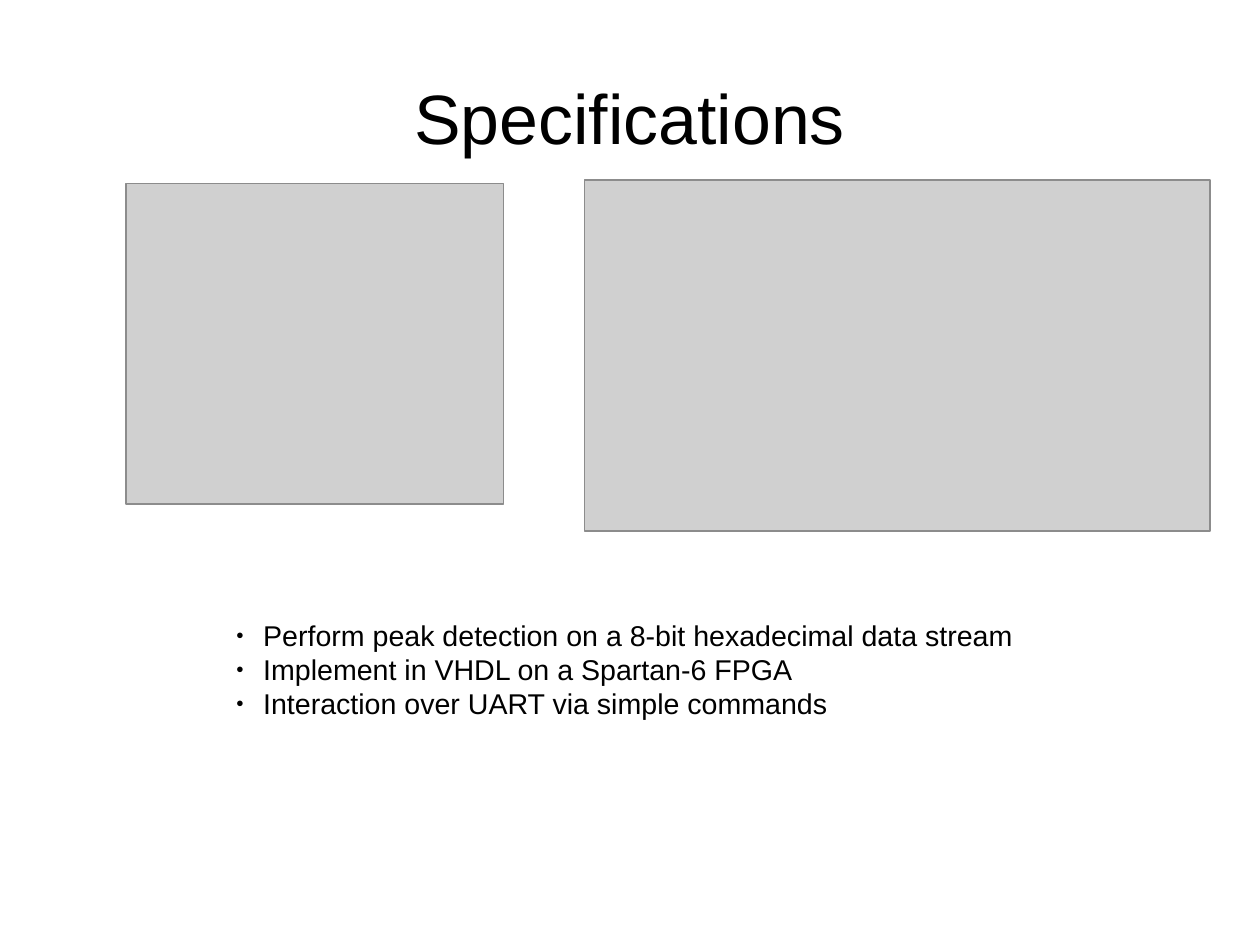
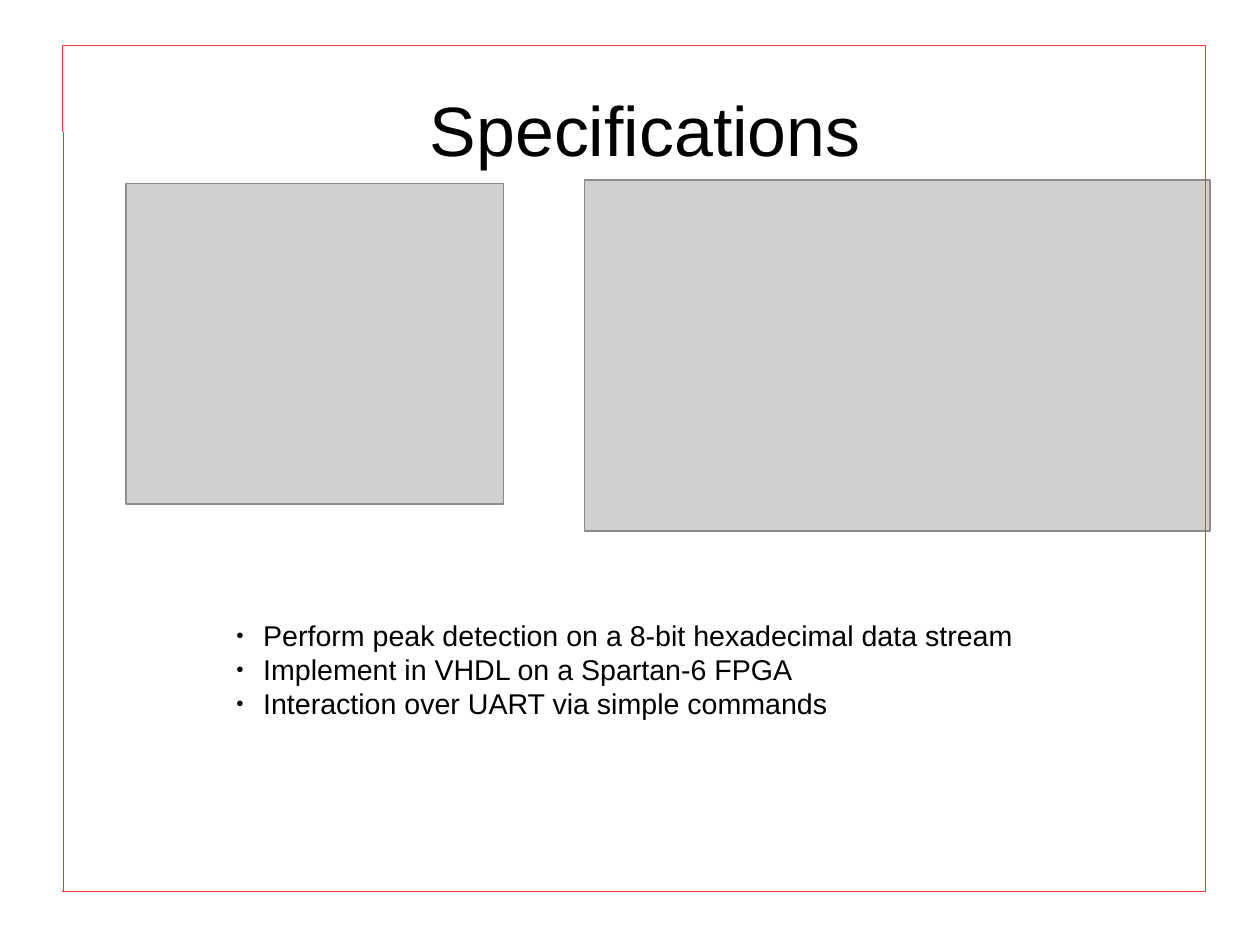
Before and after one commit to darylw357/digital_design_group, a slide deck: slide 2 of presentation.odp. Drawn at 1260x945 pixels with LibreOffice and Linux fonts; fonts in the diff are those of the drawing; grey boxes stand for pictures. Boxes give left, top, right and bottom in pixels: in the first picture for what was removed or moved away, otherwise in the second. Text is boxed around its words. In the diff, an @@ line names an element or a change of style, - is before the commit and + after.

Commit message:
presentation

```diff
--- a/presentation.odp
+++ b/presentation.odp
@@ line added from (63, 45) to (63, 892), #FF3333 0 pt @@
@@ line added from (1206, 45) to (63, 45), #FF3333 0 pt @@
@@ line added from (1206, 892) to (1206, 45), #FF3333 0 pt @@
@@ title "Specifications": place and size @@
-title "Specifications" at box(414, 93, 845, 157)
+title "Specifications" at box(430, 105, 861, 169)
@@ line added from (63, 892) to (1206, 892), #FF3333 0 pt @@
```
Also in this commit, not shown: 9 other slides changed.
